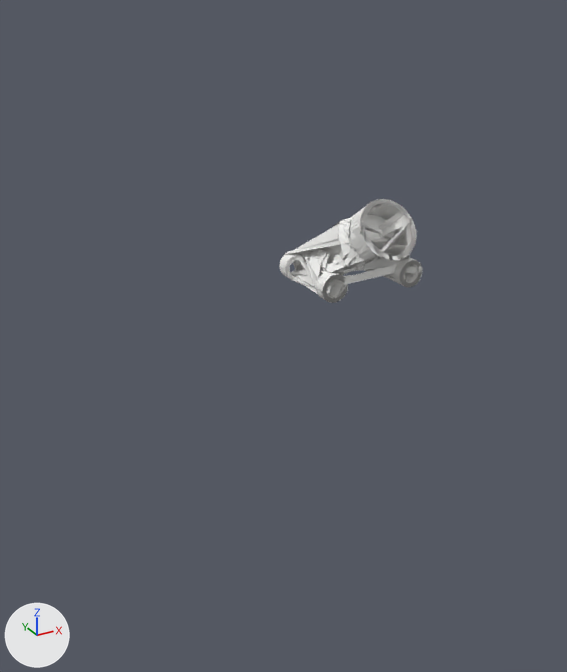
The glTF model models/mrsim/MOTION.glb: old version first, new version second.
Both versions are drawn from a 50 mm camera at (-0.1051, -0.1738, 0.0878) aimed at (-0.0087, 0.0013, 0.0002). Arrows for +X, +Y and +Z are at lower left; the lights stay in place. The older version comes first. Vertices at exactly the same position are counted once.
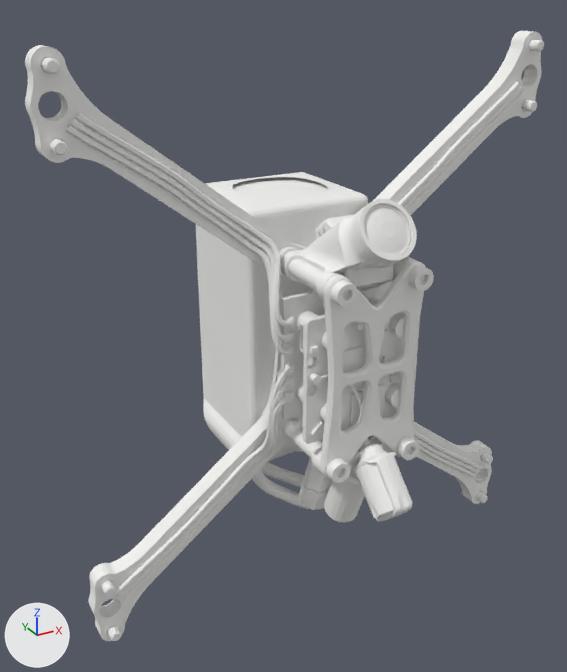
Changed parts and their boxes [x1, y1, x2, y2] in the pictures (567 x 672 px):
'Mesh_0', reshaped (259% wider, 482% taller)
    before: [279, 199, 423, 303]
    after: [25, 31, 544, 641]
part 1 of me_mesh_0, added
    after: [310, 374, 321, 384]
part 2 of me_mesh_0, added
    after: [25, 31, 544, 641]

The change, as a list of edits to the scene's bpy script:
```text
Change me_mesh_0:
    used by ob_mesh_0; location = (0.0, 0.0, 0.0)
    remove me_mesh_0.from_pydata(...)  # 1511 vertices, 4219 faces; spans x -0.0145..0.0145, y -0.0368..-0.007, z 0.0205..0.044
    add me_mesh_0.from_pydata(...)  # 30507 vertices, 60874 faces; spans x -0.0706..0.0706, y -0.0458..0.0387, z -0.0776..0.0776
    me_mesh_0 part 1: a new loose piece, a 16-sided cylinder along y spanning x -0.0162..-0.014, y -0.0275..-0.026, z -0.0002..0.002, in mat_material_0 (white #f3f3f1)
    me_mesh_0 part 2: 28964 vertices added at x -0.0706..0.0706, y -0.0458..0.0387, z -0.0776..0.0776
```
